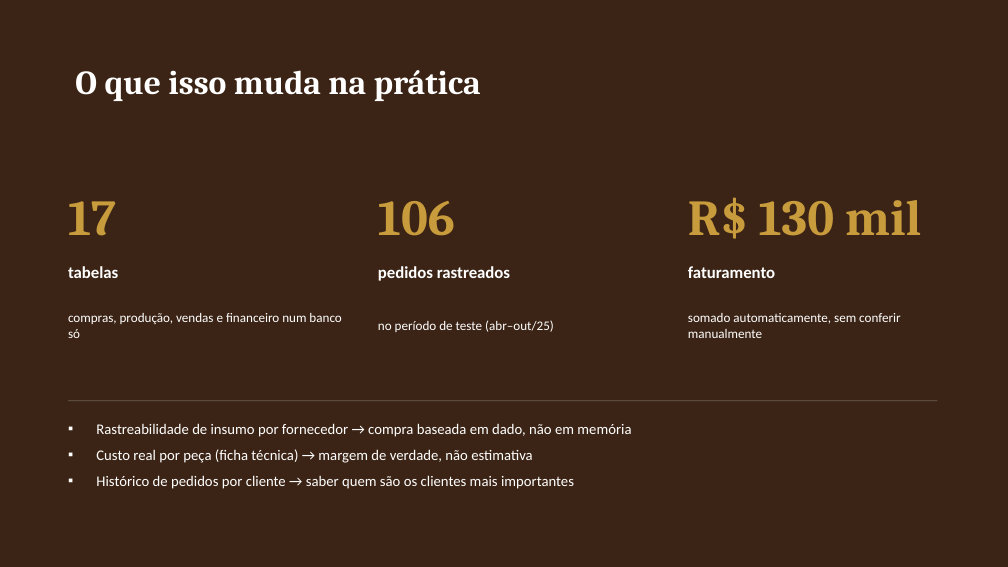
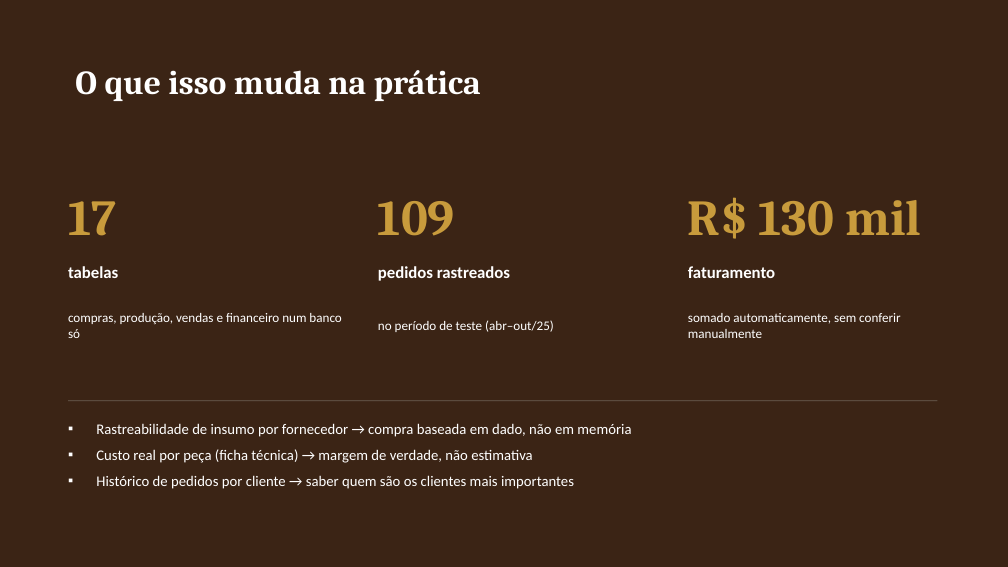
Before and after one commit to matheusmontagner8/Modelagem-de-Dados, a slide deck: slide 9 of Entrega2/apresentacao.pptx. Drawn at 1008x567 pixels with LibreOffice and Linux fonts; fonts in the diff are those of the drawing. Boxes give left, top, right and bottom in pixels: in the first picture for what was removed or moved away, otherwise in the second. Text is boxed around its words. In the diff, an @@ line names an element or a change of style, - is before the commit and + after.

```diff
--- a/Entrega2/apresentacao.pptx
+++ b/Entrega2/apresentacao.pptx
@@ text at [378,201,455,236]: text changed @@
-106
+109
```
Also in this commit, not shown: 2 other slides changed.
